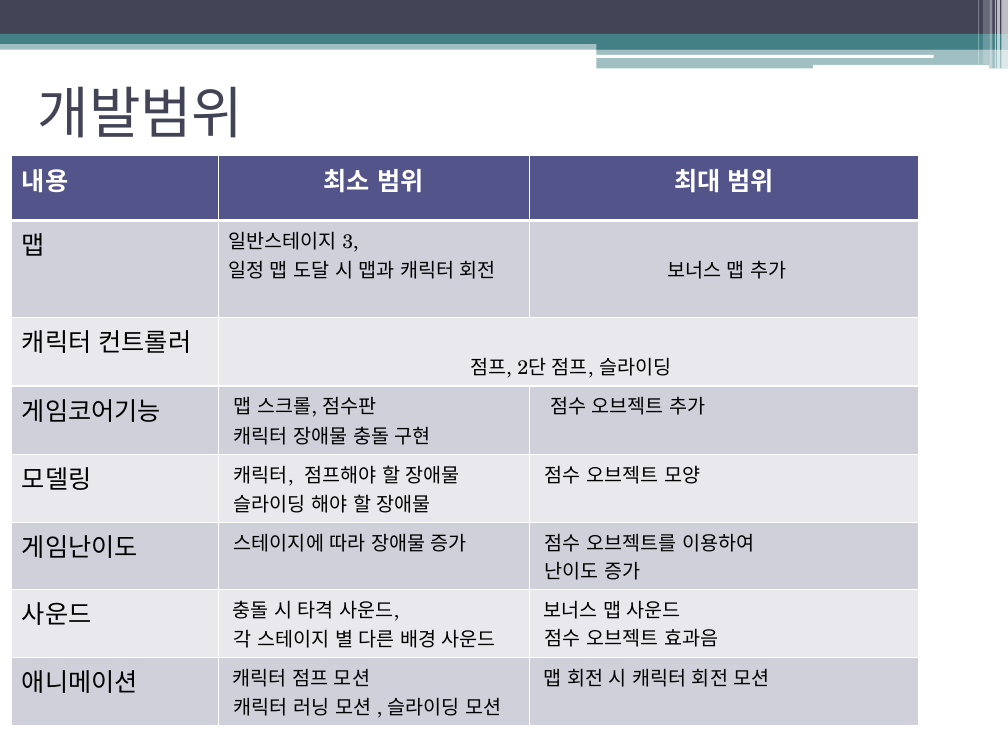
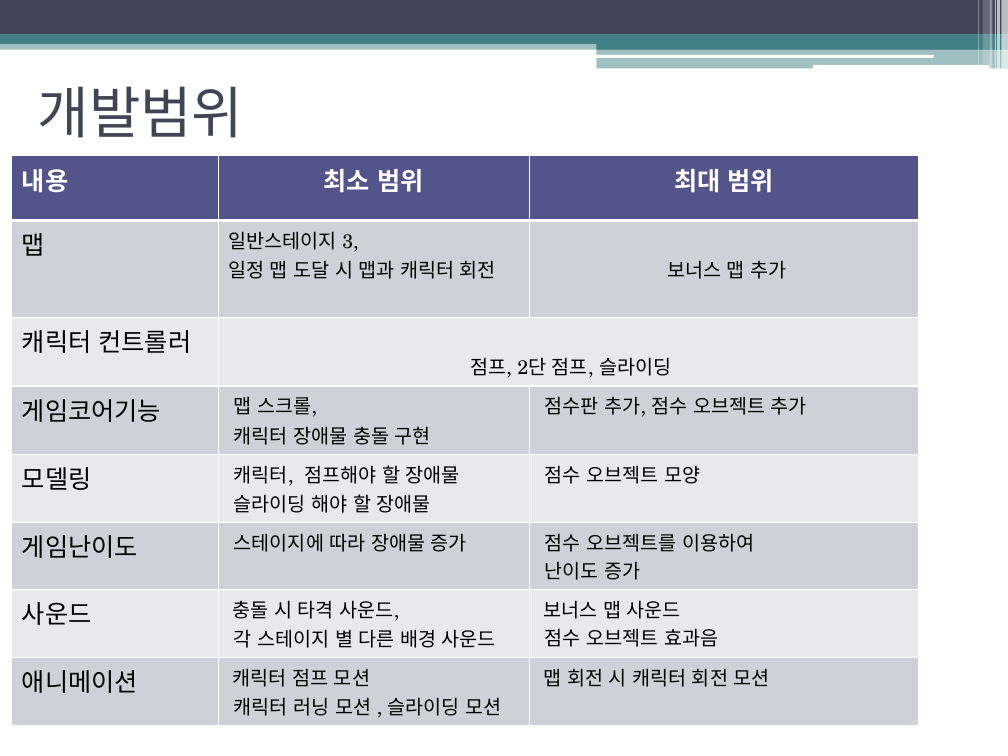
Before and after one commit to DongHoShin/Document, a slide deck: slide 5 of 2013180051_신동호_1차_발표_자료..pptx. Drawn at 1008x756 pixels with LibreOffice and Linux fonts; fonts in the diff are those of the drawing. Boxes give left, top, right and bottom in pixels: in the first picture for what was removed or moved away, otherwise in the second. Text is boxed around its words. In the diff, an @@ line names an element or a change of style, - is before the commit and + after.

```diff
--- a/2013180051_신동호_1차_발표_자료..pptx
+++ b/2013180051_신동호_1차_발표_자료..pptx
@@ table at <box>12,156,919,720</box> @@
-row 4, column 2: 맵 스크롤, 점수판 / 캐릭터 장애물 충돌 구현
+row 4, column 2: 맵 스크롤, / 캐릭터 장애물 충돌 구현
-row 4, column 3: 점수 오브젝트 추가
+row 4, column 3: 점수판 추가, 점수 오브젝트 추가
```
Also in this commit, not shown: 1 other slide changed, 4 other files.
